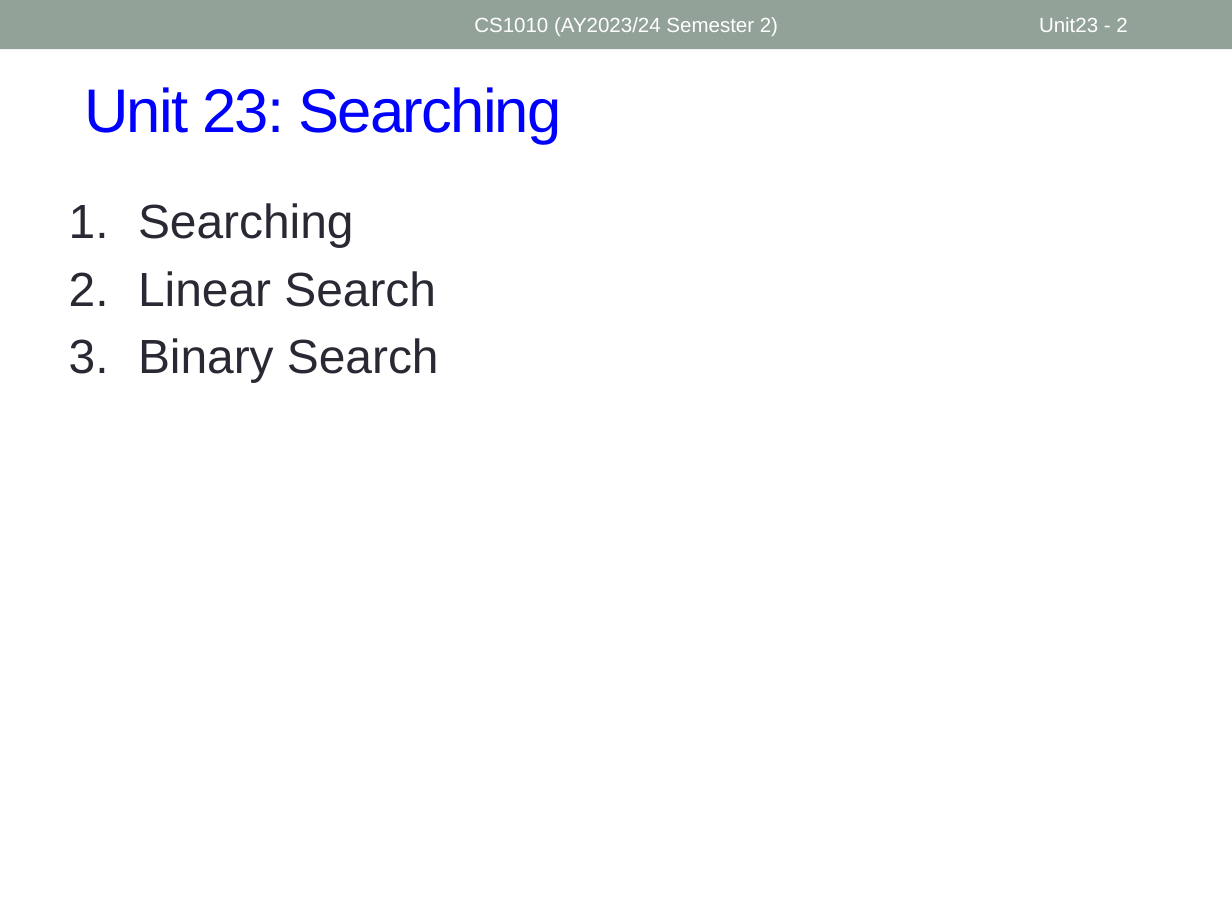
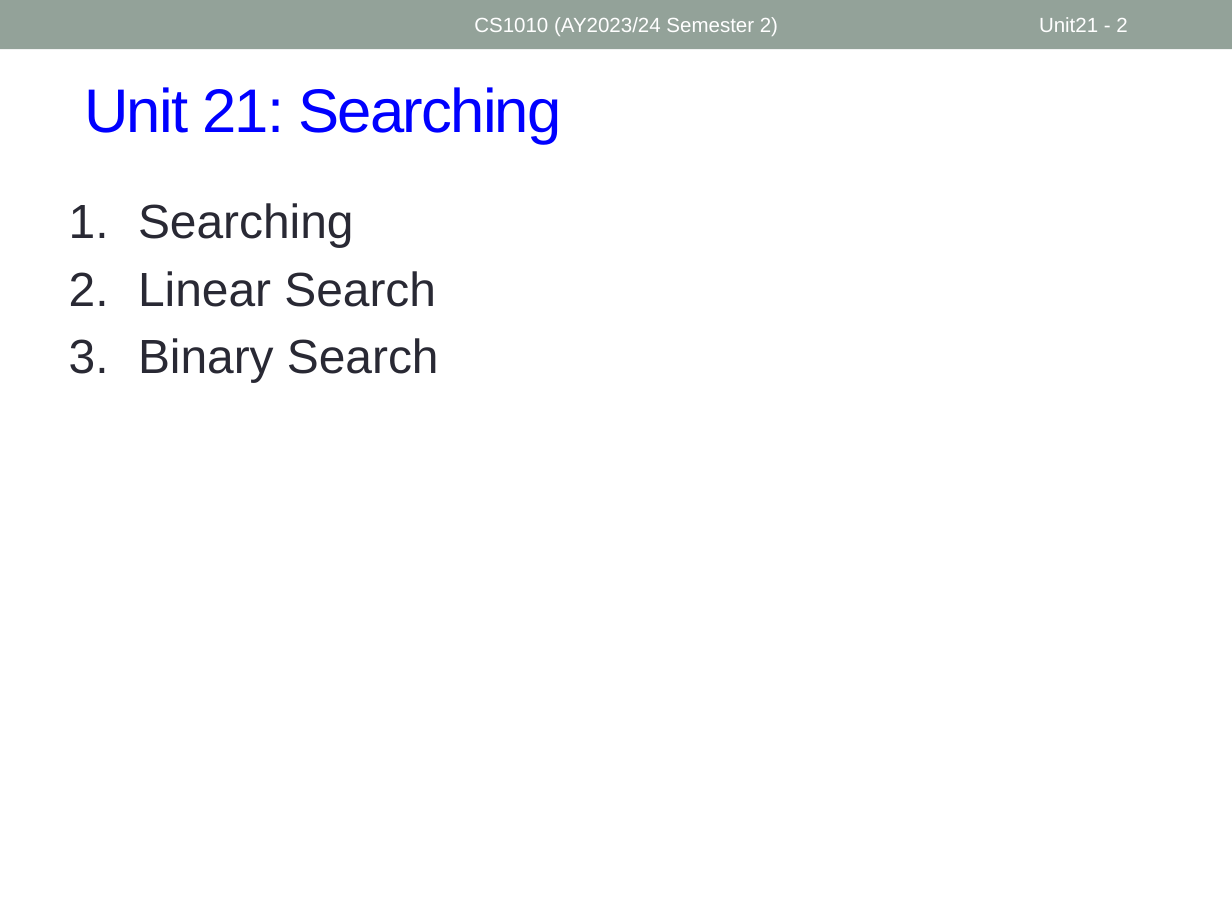
Before and after one commit to nus-cs1010-2425-s2/website, a slide deck: slide 2 of slides/Unit21_Searching.pptx. Drawn at 1232x924 pixels with LibreOffice and Linux fonts; fonts in the diff are those of the drawing. Boxes give left, top, right and bottom in pixels: in the first picture for what was removed or moved away, otherwise in the second. Text is boxed around its words. In the diff, an @@ line names an element or a change of style, - is before the commit and + after.

```diff
--- a/slides/Unit21_Searching.pptx
+++ b/slides/Unit21_Searching.pptx
@@ page number at (1039, 17, 1127, 32): text changed @@
-Unit23 - 2
+Unit21 - 2
@@ title at (84, 87, 562, 144): text changed @@
-Unit 23: Searching
+Unit 21: Searching
```
Also in this commit, not shown: 3 other slides changed, 1 slide added, 4 other files.
